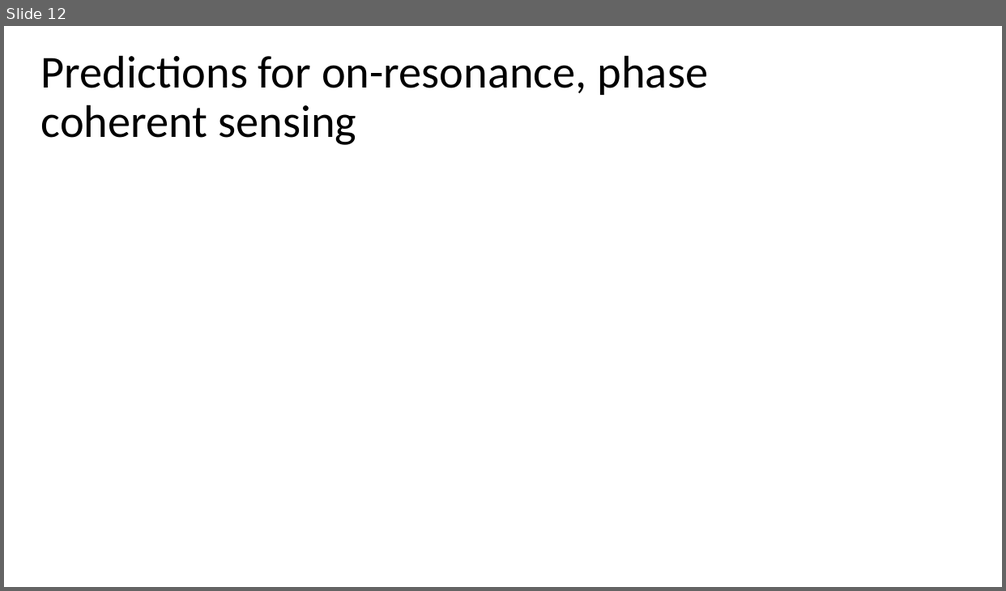
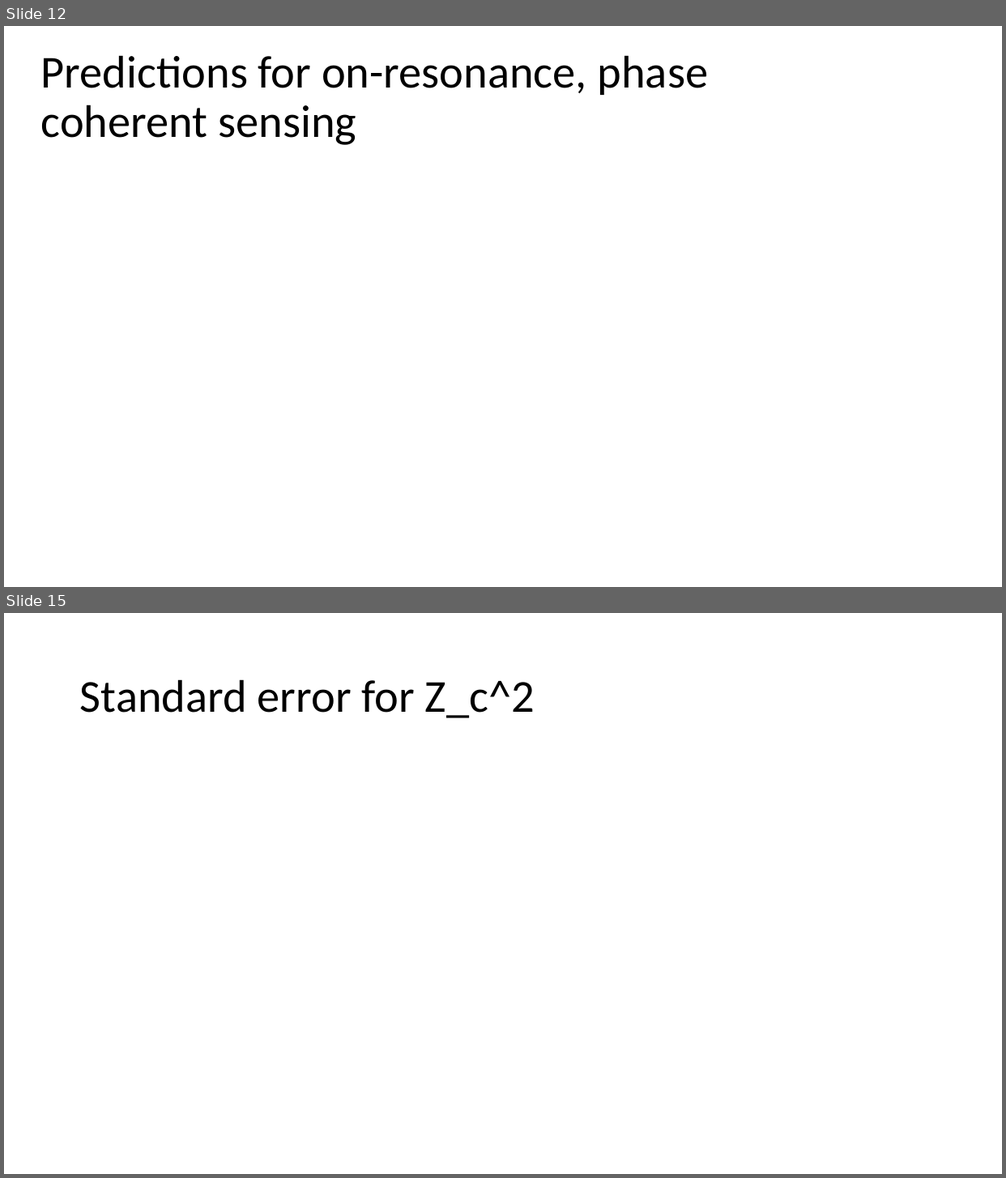
Before and after one commit to kgilmo/amplitude_sensing_paper, a slide deck: amplitude_sensing_penning.pptx. Shown one above the other, each under a label of ours: slide 12 before the commit, slides 12 and 15 after it; the slides between them are not shown. The pictures are 1006x591 and 1006x1178 pixels, drawn with LibreOffice and Linux fonts; fonts in the diff are those of the drawing; grey boxes stand for pictures. Boxes give left, top, right and bottom in pixels: in the first picture for what was removed or moved away, otherwise in the second. Text is boxed around its words. In the diff, an @@ line names an element or a change of style, - is before the commit and + after.

```diff
--- a/amplitude_sensing_penning.pptx
+++ b/amplitude_sensing_penning.pptx
@@ slide 15 added at [4, 613, 1002, 1174], background #FFFFFF @@
@@ title added at [80, 679, 535, 718], 44 pt, text #000000 @@
+Standard error for Z_c^2
```
Also in this commit, not shown: 8 slides changed, 2 other slides added, 6 other files.
